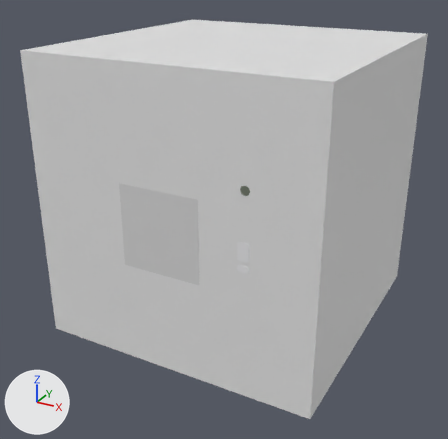
Two versions of the FBX model Assets/Models/IPARE.fbx, one commit apart.
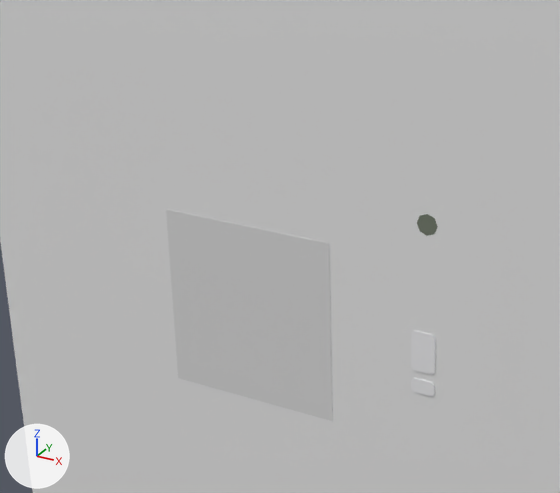
Each version is shown whole from a 50 mm camera at (2.93, -5.7, 3.86) aimed at (-0.08, -0.23, 1.12), then close up on the part from 9% to 69% of the width and 19% to 73% of the height. Every picture has the same lights, and +X, +Y and +Z are marked at lower left. Where no turn or scale is listed for an object, it has been applied to the vertices.

Before the edit, the objects in view are built like this:
```python
me_cube = bpy.data.meshes.new('Cube')
me_cube.from_pydata(...)  # 16 vertices, 10 faces; spans x -0.054..0.054, y -0.01..0.01, z -0.09..0.09
me_cube.materials.append(mat_interruptor_simples)  # picture img_uv__interruptor_simples__png
me_cube_001 = bpy.data.meshes.new('Cube.001')
me_cube_001.from_pydata(...)  # a box spanning x -1.5..1.5, y -1.5..1.5, z -0.01..2.99
me_cube_008 = bpy.data.meshes.new('Cube.008')
me_cube_008.from_pydata(...)  # 32 vertices, 22 faces; spans x -0.0544..0.0537, y -0.013..0.0074, z -0.0323..0.0317
me_cube_008.materials.append(mat_tomada_127v)  # picture img_uv__tomada_127v__png
me_cylinder_003 = bpy.data.meshes.new('Cylinder.003')
me_cylinder_003.from_pydata(...)  # 24 vertices, 18 faces; spans x -0.0459..0.0459, y -0.0222..-0.0046, z -0.0459..0.0459
me_cylinder_003.materials.append(mat_light_base)  # grey #737b6c
ob_interior_box = bpy.data.objects.new('Interior box', me_cube_001)
ob_interior_box.location = (0.0, 0.0, 0.0)
ob_interruptor_basic__base = bpy.data.objects.new('Interruptor Basic (Base)', me_cube)
ob_interruptor_basic__base.location = (0.809, -1.495, 1.493)
ob_light_base = bpy.data.objects.new('Light Base', me_cylinder_003)
ob_light_base.location = (0.817, -1.478, 2.051)
ob_tomada_127v = bpy.data.objects.new('Tomada 127V', me_cube_008)
ob_tomada_127v.location = (0.81, -1.492, 1.335)
# also in view: 'Cube.001' at (-0.05, -1.38, 1.47)
```
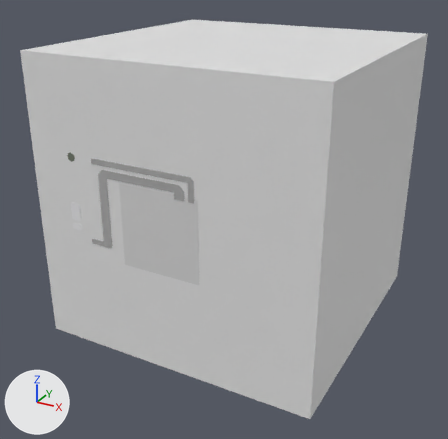
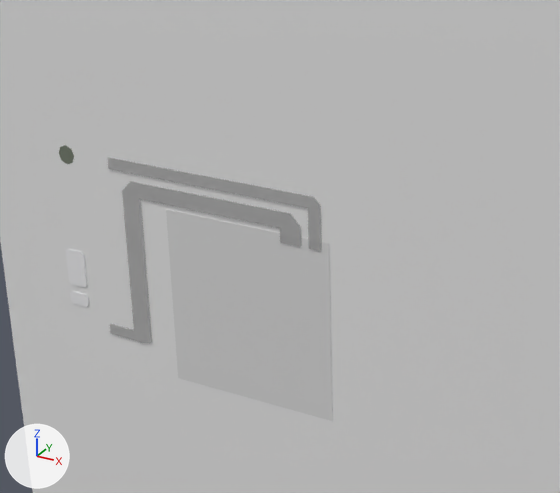
Pixel boxes [x1, y1, x2, y2] of what changed, in the close-ups (560 x 493 px):
```json
{"object": "Eletroduto (2)", "change": "added", "after": [110, 181, 301, 343]}
{"object": "Elletroduto (1)", "change": "added", "after": [107, 157, 321, 251]}
{"object": "Interruptor Basic (Base)", "change": "moved", "before": [411, 330, 436, 375], "after": [66, 249, 87, 287]}
{"object": "Tomada 127V", "change": "moved", "before": [411, 378, 435, 396], "after": [70, 291, 89, 307]}
{"object": "Light Base", "change": "moved", "before": [417, 214, 438, 236], "after": [59, 145, 74, 164]}
```

Scene script edits in JSON lines:
```json
{"op": "add", "block": "mat_eletroduto", "code": ["mat_eletroduto = principled_material('Eletroduto')", "mat_eletroduto.base_color = (0.397, 0.397, 0.397)  # grey #a9a9a9", "mat_eletroduto.alpha = 0.5"]}
{"op": "add", "block": "me_cube_035", "code": ["me_cube_035 = bpy.data.meshes.new('Cube.035')", "me_cube_035.from_pydata(...)  # 38 vertices, 33 faces; spans x -1.03..0.05, y -0.05..0.149, z -0.709..0.088", "me_cube_035.materials.append(mat_eletroduto)  # grey #a9a9a9"]}
{"op": "add", "block": "me_cube_034", "code": ["me_cube_034 = bpy.data.meshes.new('Cube.034')", "me_cube_034.from_pydata([(-0.024, -0.05, -0.05), (-0.024, -0.05, 0.18), (-0.024, 0.05, -0.05), (-0.024, 0.05, 0.18), (0.033, -0.05, -0.05), (0.033, 0.05, -0.05), (-0.024, -0.05, 0.128), (-0.024, 0.05, 0.128), (0.033, 0.05, 0.128), (0.033, -0.05, 0.128), (-1.066, -0.05, 0.128), (-1.066, -0.05, 0.18), (-1.066, 0.05, 0.18), (-1.066, 0.05, 0.128), (0.033, -0.05, 0.151), (0.0, -0.05, 0.18), (0.0, 0.05, 0.18), (0.033, 0.05, 0.151)], [], [(6, 1, 11, 10), (7, 3, 16, 17, 8), (8, 17, 14, 9), (2, 5, 4, 0), (9, 14, 15, 1, 6), (4, 9, 6, 0), (5, 8, 9, 4), (2, 7, 8, 5), (0, 6, 7, 2), (10, 11, 12, 13), (7, 6, 10, 13), (1, 3, 12, 11), (3, 7, 13, 12), (16, 15, 14, 17), (16, 3, 1, 15)])", "me_cube_034.materials.append(mat_eletroduto)  # grey #a9a9a9"]}
{"op": "set", "path": "ob_interruptor_basic__base.location", "old": "(0.809, -1.495, 1.493)", "new": "(-1.024, -1.495, 1.493)"}
{"op": "set", "path": "ob_tomada_127v.location", "old": "(0.81, -1.492, 1.335)", "new": "(-1.024, -1.492, 1.335)"}
{"op": "set", "path": "ob_light_base.location", "old": "(0.817, -1.478, 2.051)", "new": "(-1.016, -1.478, 2.051)"}
{"op": "add", "block": "ob_eletroduto__2", "code": ["ob_eletroduto__2 = bpy.data.objects.new('Eletroduto (2)', me_cube_035)", "ob_eletroduto__2.location = (0.183, -1.458, 1.897)"]}
{"op": "add", "block": "ob_elletroduto__1", "code": ["ob_elletroduto__1 = bpy.data.objects.new('Elletroduto (1)', me_cube_034)", "ob_elletroduto__1.location = (0.296, -1.458, 1.897)"]}
```
